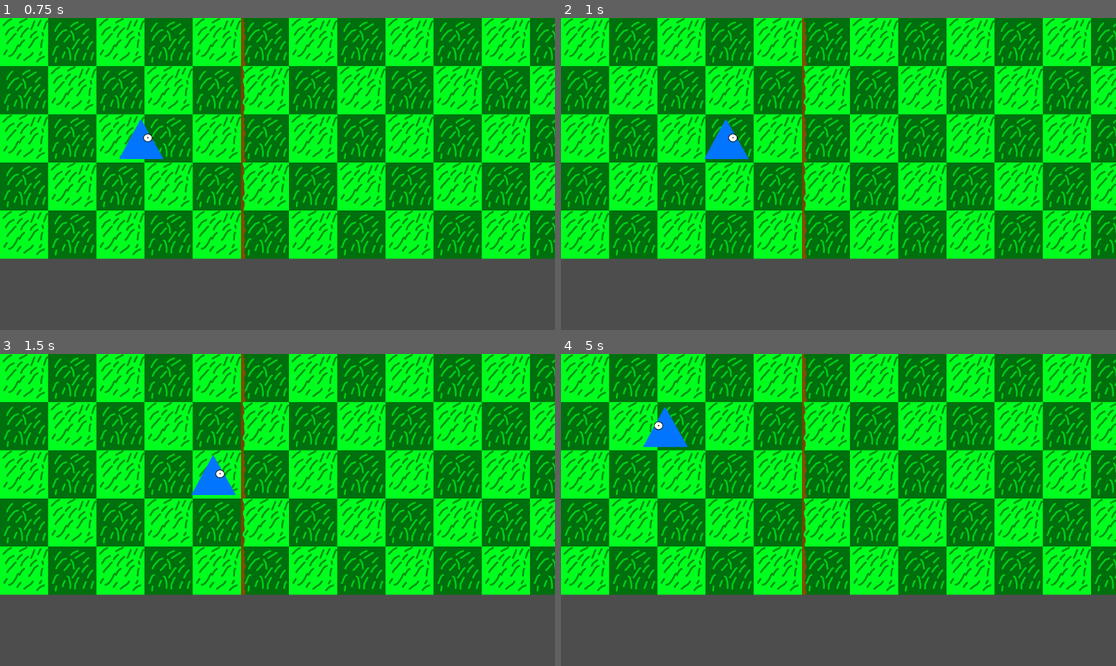
Above: before the commit, frames 1-4 (two rows, left to right).
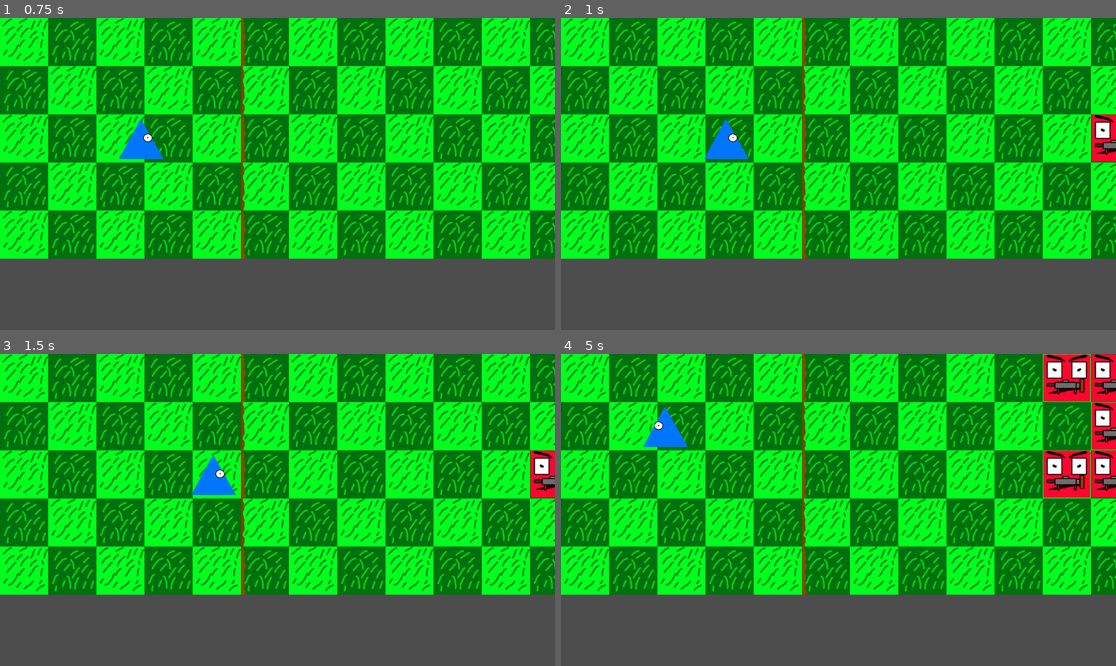
Above: after the commit, the same moments.

Repository: Killfreek/Rats
Game: Godot game, scene res://main.tscn
Two runs of this game, one before a commit and one after it. Both use one fixed random seed, a clock stepped at 60 frames per second and the inputs below.
Inputs:
- Up to frame 1 (0.75 s): tap Enter at 0.5 s; hold D (MoveRight) from 0.53 s (still down)
- Up to frame 2 (1 s): keep holding D (MoveRight)
- Up to frame 3 (1.5 s): release D (MoveRight) at 1.28 s; hold S (MoveDown) from 1.28 s (still down)
- Up to frame 4 (5 s): release S (MoveDown) at 2.03 s; hold D (MoveRight) 2.03-2.78 s; tap Space at 2.75 s; hold W (MoveUp) 2.78-3.53 s; hold A (MoveLeft) from 3.53 s (still down)

Frame 1 is identical in both runs. In frame 2, 0.7% of the frame differs, in the area x 95-100%, y 30-47%; in frame 3, 0.7%; in frame 4, 4.7%, in the area x 86-100%, y 0-47%.

Commit message:
fixed issue with enemies spawning off screen

Diff:
--- a/EnemyBots/EnemySpawnController.gd
+++ b/EnemyBots/EnemySpawnController.gd
@@ -9,7 +9,9 @@
 	var spawnLocation = spawnLocations[rng.randf_range(0, spawnLocations.size() - 1)];
 	spawnLocation.position.x -= 100;
 	var enemy = enemyScene.instantiate();
-	enemy.position = spawnLocation.position;
-	print("enemy spawned");
+	enemy.position = self.position + spawnLocation.position;
+	var formatString = "enemy spawned at %s";
+	var actualString = formatString % [spawnLocation.position];
+	print(actualString);
 
 	add_child(enemy);
--- a/main.tscn
+++ b/main.tscn
@@ -20,8 +20,6 @@
 position = Vector2(501, 501)
 
 [node name="EnemySpawnLocations" type="Node2D" parent="." node_paths=PackedStringArray("spawnLocations")]
-light_mask = 2
-visibility_layer = 2
 position = Vector2(1250, 50)
 script = ExtResource("3_a5ssk")
 spawnLocations = [NodePath("EnemySpawnLocation1"), NodePath("EnemySpawnLocation2"), NodePath("EnemySpwanLocation3"), NodePath("EnemySpwanLocation4"), NodePath("EnemySpwanLocation5")]
